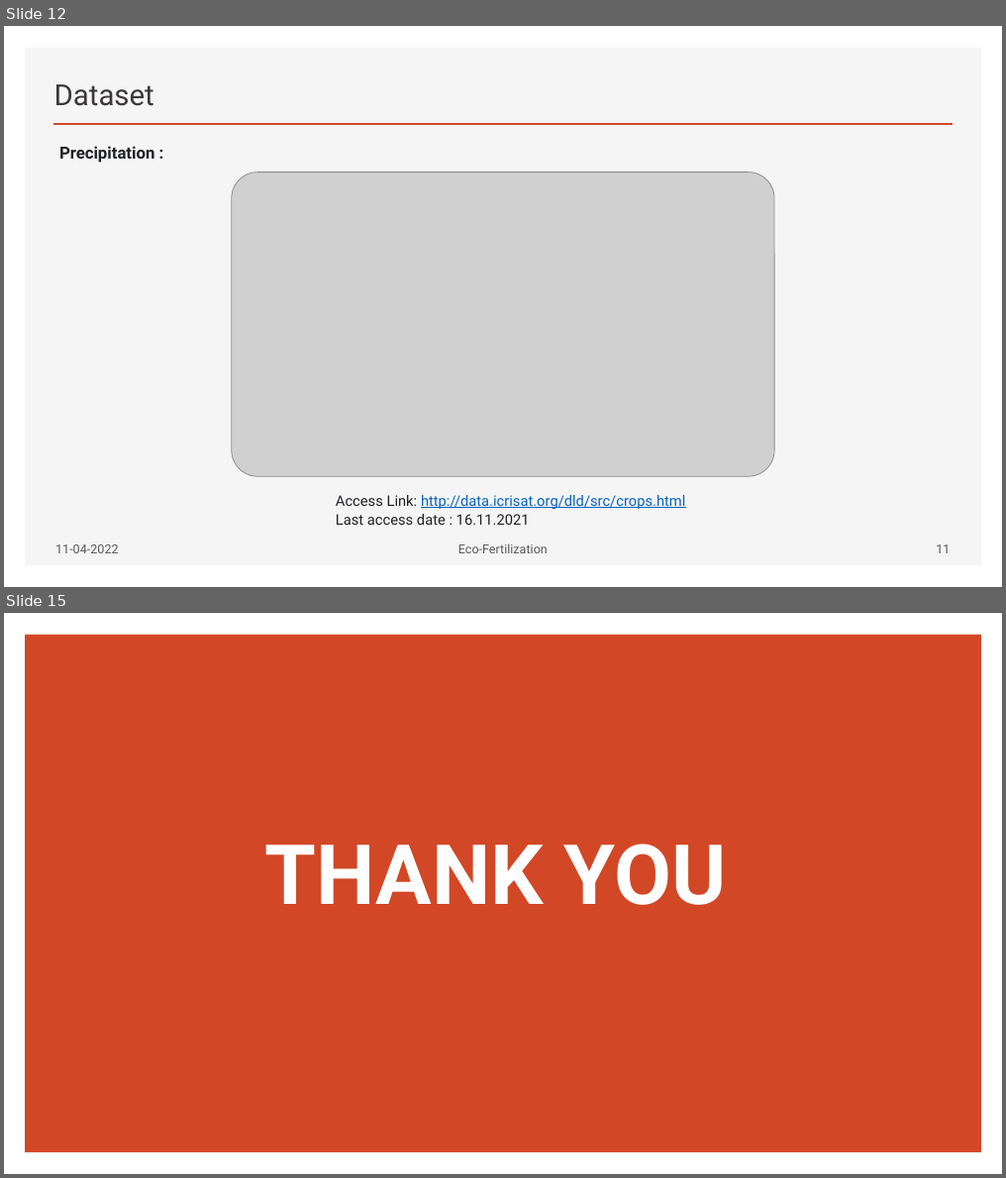
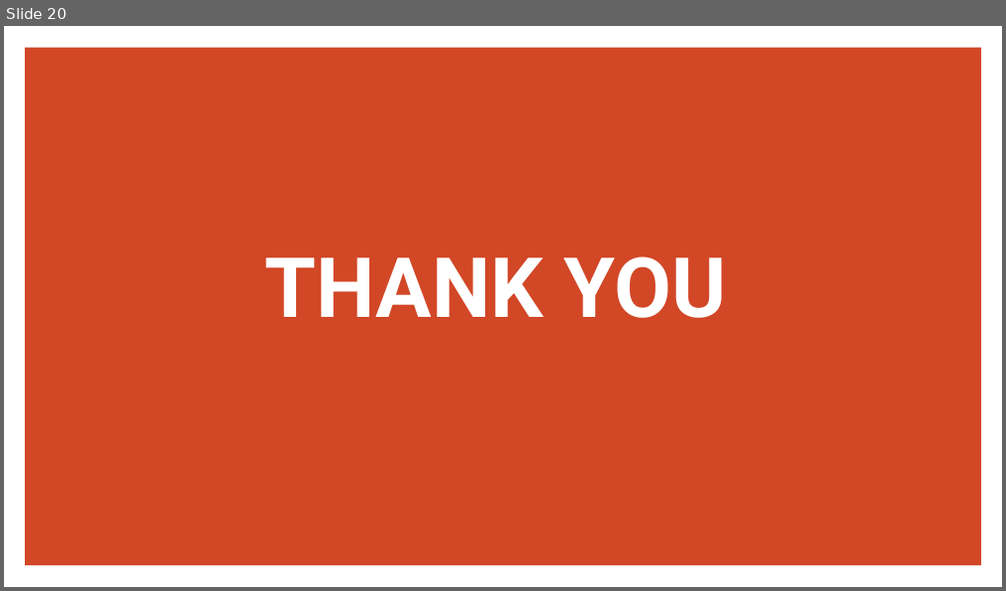
Before and after one commit to Gekko12/Eco-fertilization, a slide deck: EcoFertilization.pptx. Shown one above the other, each under a label of ours: slides 12 and 15 before the commit, slide 20 after it; the slides between them are not shown. The pictures are 1006x1178 and 1006x591 pixels, drawn with LibreOffice and Linux fonts; fonts in the diff are those of the drawing; grey boxes stand for pictures. Boxes give left, top, right and bottom in pixels: in the first picture for what was removed or moved away, otherwise in the second. Text is boxed around its words. In the diff, an @@ line names an element or a change of style, - is before the commit and + after.

```diff
--- a/EcoFertilization.pptx
+++ b/EcoFertilization.pptx
@@ slide 12 removed at (4, 26, 1002, 587), background #FFFFFF @@
@@ rectangle removed at (25, 48, 982, 567) @@
@@ title removed at (54, 84, 154, 106) @@
-Dataset
@@ line removed from (54, 124) to (952, 124) @@
@@ text removed at (59, 146, 154, 163) @@
-Precipitation :
@@ picture removed at (232, 172, 774, 476) @@
@@ text removed at (336, 495, 685, 525) @@
-Access Link: http://data.icrisat.org/dld/src/crops.html
-Last access date : 16.11.2021
@@ text removed at (55, 545, 119, 554) @@
-11-04-2022
@@ text removed at (458, 544, 548, 554) @@
-Eco-Fertilization
@@ page number removed at (936, 545, 949, 554) @@
-11
@@ what was slide 15 is now slide 20 @@
```
Also in this commit, not shown: 11 slides changed, 8 slides added, 2 other slides removed, 12 other files.
